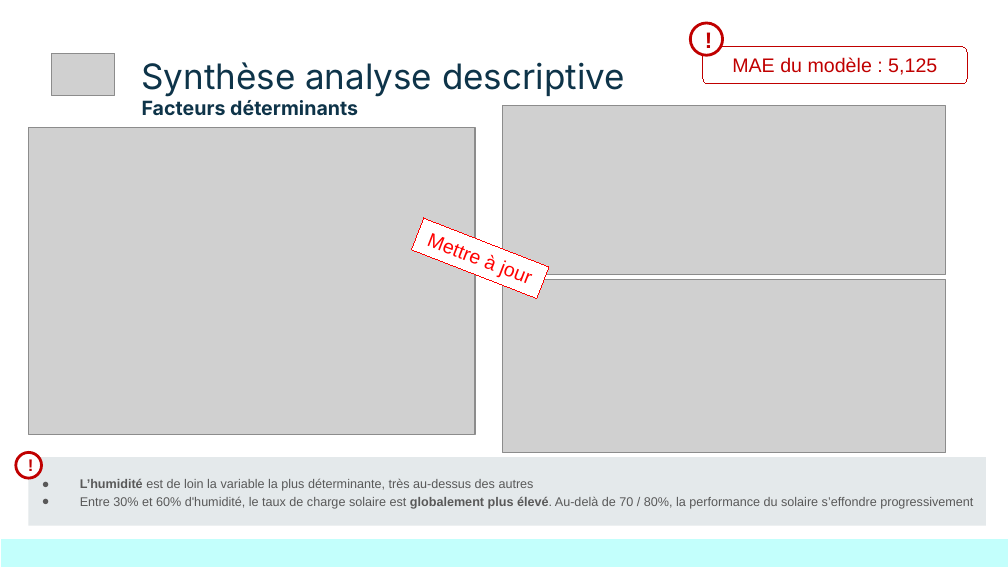
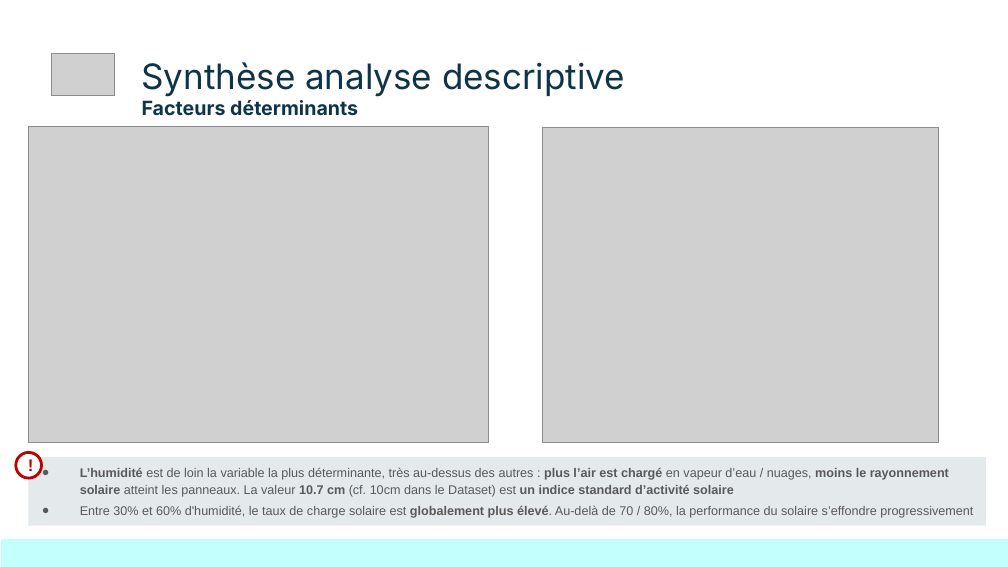
Before and after one commit to Sheikoh/REnergies_efficiency_prediction, a slide deck: slide 9 of presentation/dsfs_ft_36_Projet_REnergies_efficiency_prediction.pptx. Drawn at 1008x567 pixels with LibreOffice and Linux fonts; fonts in the diff are those of the drawing; grey boxes stand for pictures. Boxes give left, top, right and bottom in pixels: in the first picture for what was removed or moved away, otherwise in the second. Text is boxed around its words. In the diff, an @@ line names an element or a change of style, - is before the commit and + after.

```diff
--- a/presentation/dsfs_ft_36_Projet_REnergies_efficiency_prediction.pptx
+++ b/presentation/dsfs_ft_36_Projet_REnergies_efficiency_prediction.pptx
@@ ellipse removed at (x1=690, y1=23, x2=723, y2=55) @@
-!
@@ rounded rectangle removed at (x1=703, y1=46, x2=967, y2=84) @@
-MAE du modèle : 5,125
@@ picture removed at (x1=502, y1=105, x2=944, y2=274) @@
@@ picture resized from (x1=28, y1=127, x2=475, y2=434) to (x1=28, y1=127, x2=488, y2=444) @@
@@ picture added at (x1=542, y1=127, x2=938, y2=443) @@
@@ rectangle removed at (x1=412, y1=218, x2=550, y2=299) @@
-Mettre à jour
@@ picture removed at (x1=502, y1=279, x2=946, y2=453) @@
@@ text "L’humidité est de loin la ..." moved from (x1=80, y1=478, x2=973, y2=509) to (x1=80, y1=467, x2=973, y2=518) @@
@@ text at (x1=80, y1=467, x2=949, y2=497): text changed @@
-● L’humidité est de loin la variable la plus déterminante, très au-dessus des autres
+● L’humidité est de loin la variable la plus déterminante, très au-dessus des autres : plus l’air est chargé en vapeur d’eau / nuages, moins le rayonnement solaire atteint les panneaux. La valeur 10.7 cm (cf. 10cm dans le Dataset) est un indice standard d’activité solaire
@@ text at (x1=80, y1=505, x2=973, y2=518): more space between paragraphs @@
```
Also in this commit, not shown: 8 other slides changed, 1 slide added, 1 other file.
